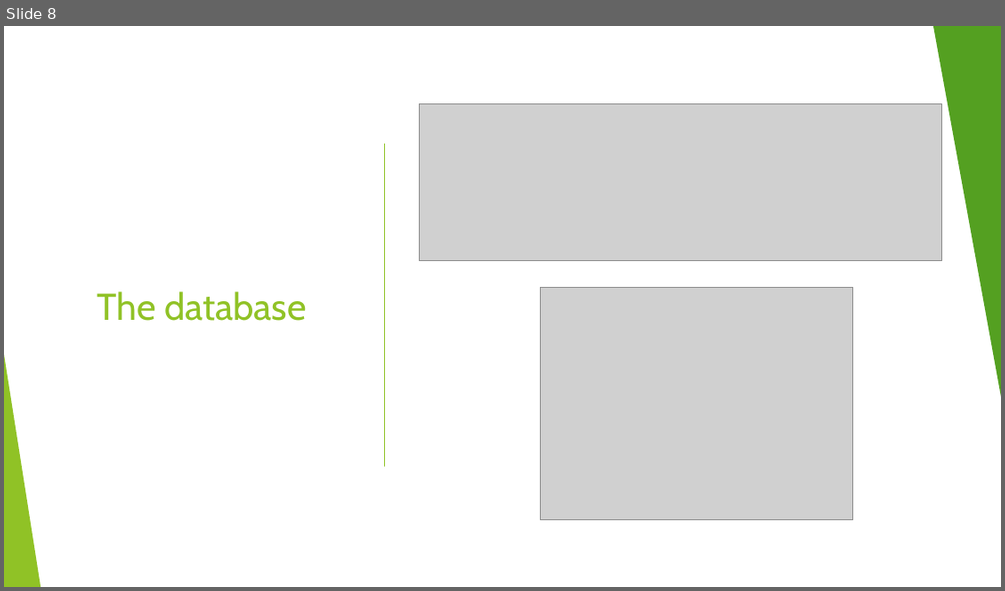
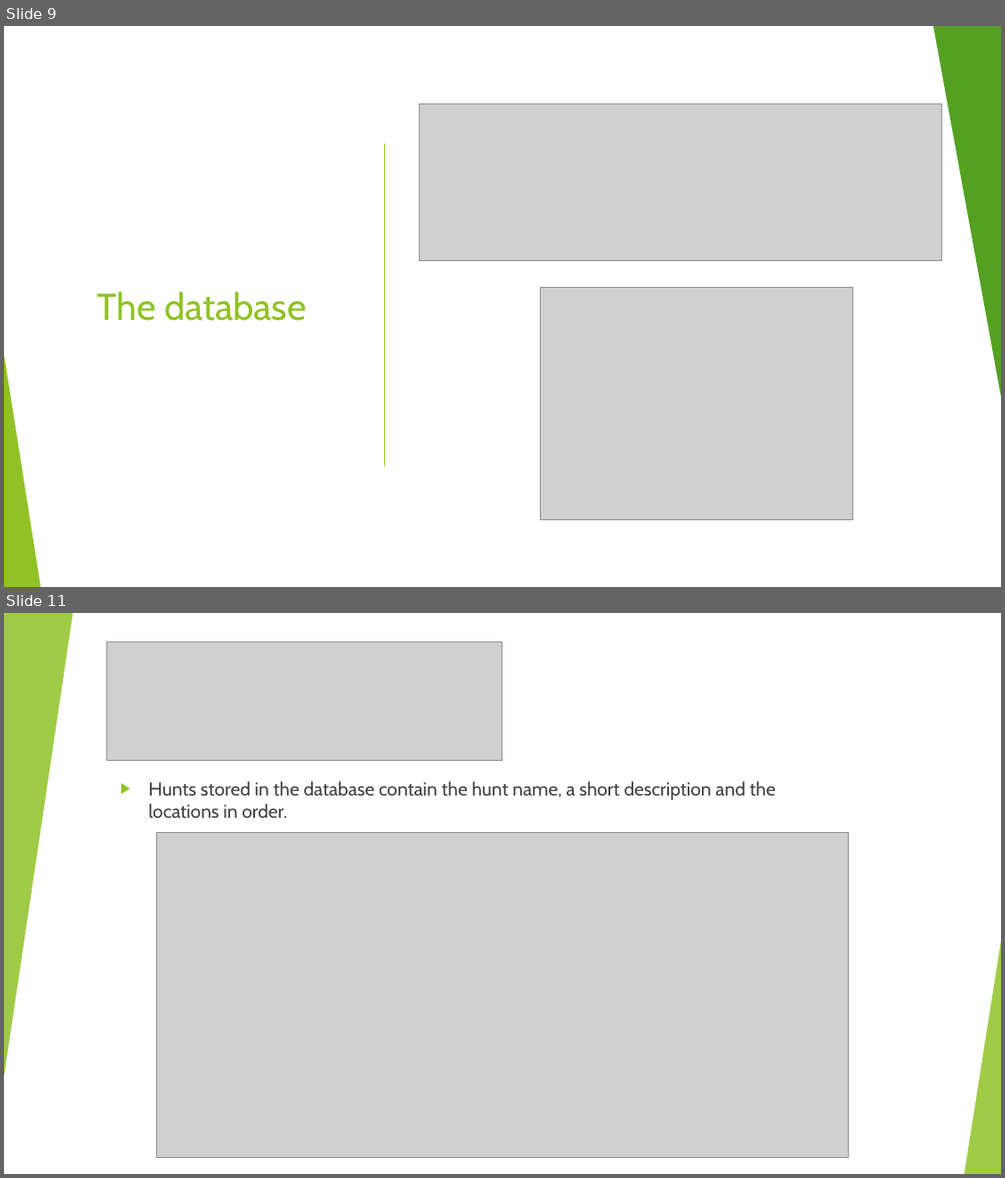
Before and after one commit to Martijn152/Cloud-Project-2020, a slide deck: Project report and presentation/TreasureHunt_Presentation.pptx. Shown one above the other, each under a label of ours: slide 8 before the commit, slides 9 and 11 after it; the slides between them are not shown. The pictures are 1005x591 and 1005x1178 pixels, drawn with LibreOffice and Linux fonts; fonts in the diff are those of the drawing; grey boxes stand for pictures. Boxes give left, top, right and bottom in pixels: in the first picture for what was removed or moved away, otherwise in the second. Text is boxed around its words. In the diff, an @@ line names an element or a change of style, - is before the commit and + after.

```diff
--- a/Project report and presentation/TreasureHunt_Presentation.pptx
+++ b/Project report and presentation/TreasureHunt_Presentation.pptx
@@ slide 11 added at (4, 613, 1001, 1174), background #FFFFFF; not listed: 10 template elements that a slide beside it also shows @@
@@ rectangle added at (4, 613, 1001, 1174), fill #FFFFFF @@
@@ triangle added at (4, 613, 73, 1077), fill #90C226 at 85% opacity @@
@@ picture added at (106, 642, 502, 761) @@
@@ text added at (148, 781, 776, 818), 18 pt, text #404040 @@
+▶ Hunts stored in the database contain the hunt name, a short description and the locations in order.
@@ picture added at (156, 833, 849, 1159) @@
@@ triangle added at (964, 941, 1001, 1174), fill #90C226 at 85% opacity @@
@@ what was slide 8 is now slide 9 @@
```
Also in this commit, not shown: 6 slides changed, 5 other slides added, 1 slide removed, 4 other files.
